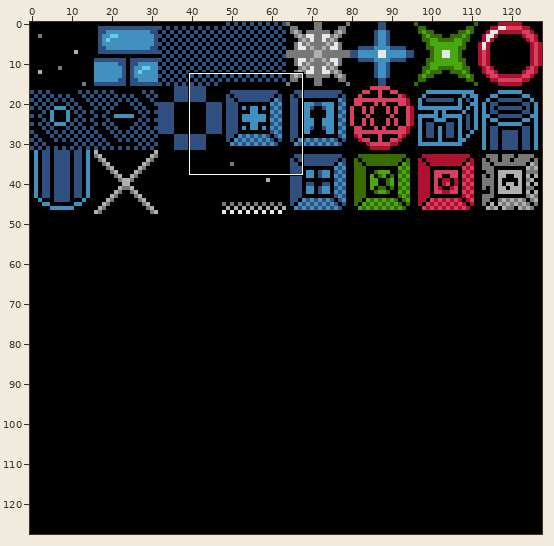
File history of a sprite sheet, Content/dungeon4.png. The first picture is a wide view before the edit; the outline marks the close-up.
Close-up. Before the commit:
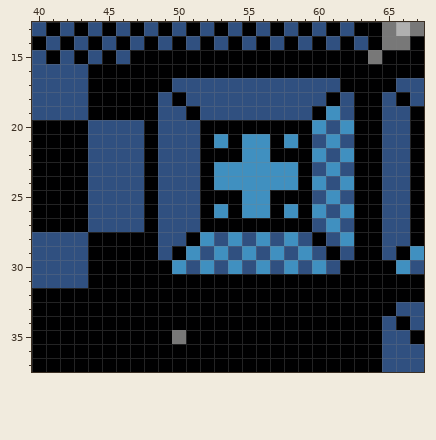
The file is 256x256 pixels, drawn in blocks of 2x2; one block is one cell here. Shown: x 40..67, y 13..37.
After:
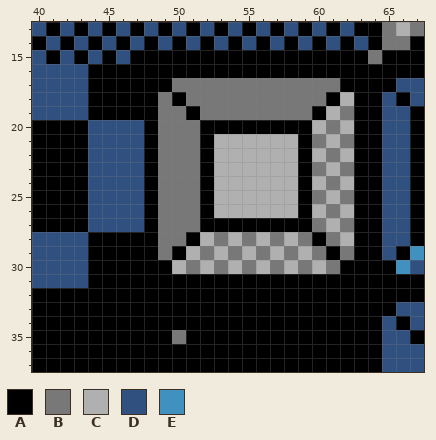
Palette (. is transparent): A #000001  B #787878  C #b0b0b0  D #305080  E #4090c0
Difference:
Changed rows in their new state; - is an unchanged pixel.
first column x 49:
17 -BBBBBBBBBBBB-
18 B-BBBBBBBBBB-C
19 BB-BBBBBBBB-CB
20 BBB--------CBC
21 BBB-CCCCCC-BCB
22 BBB-CCCCCC-CBC
23 BBB-CCCCCC-BCB
24 BBB-CCCCCC-CBC
25 BBB-CCCCCC-BCB
26 BBB-CCCCCC-CBC
27 BBB--------BCB
28 BB-CBCBCBCB-BC
29 B-CBCBCBCBCB-B
30 -CBCBCBCBCBCB-
